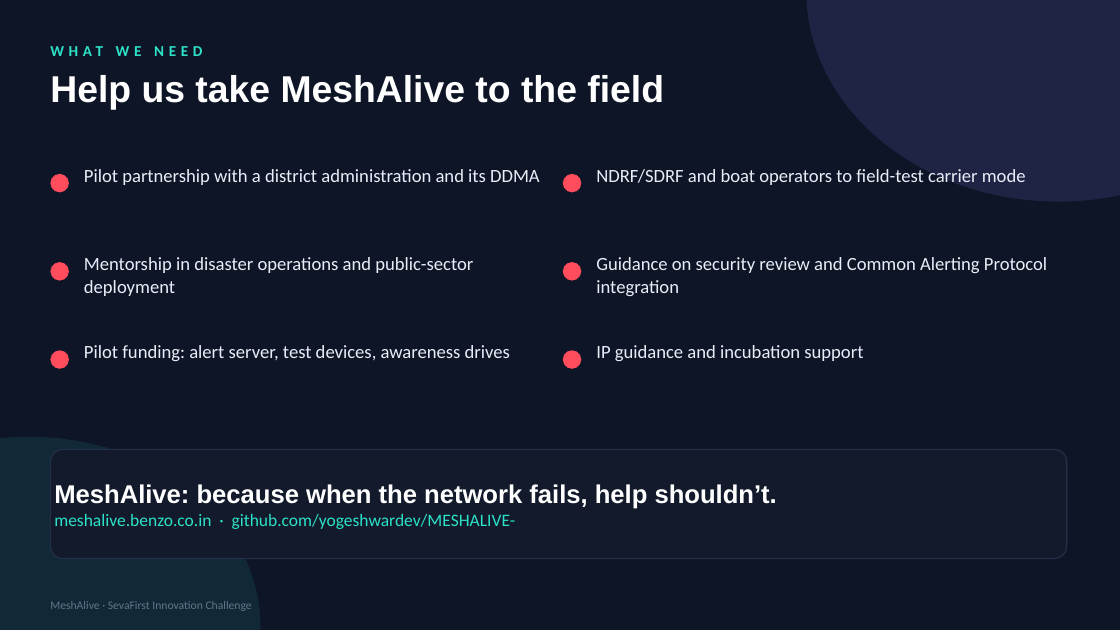
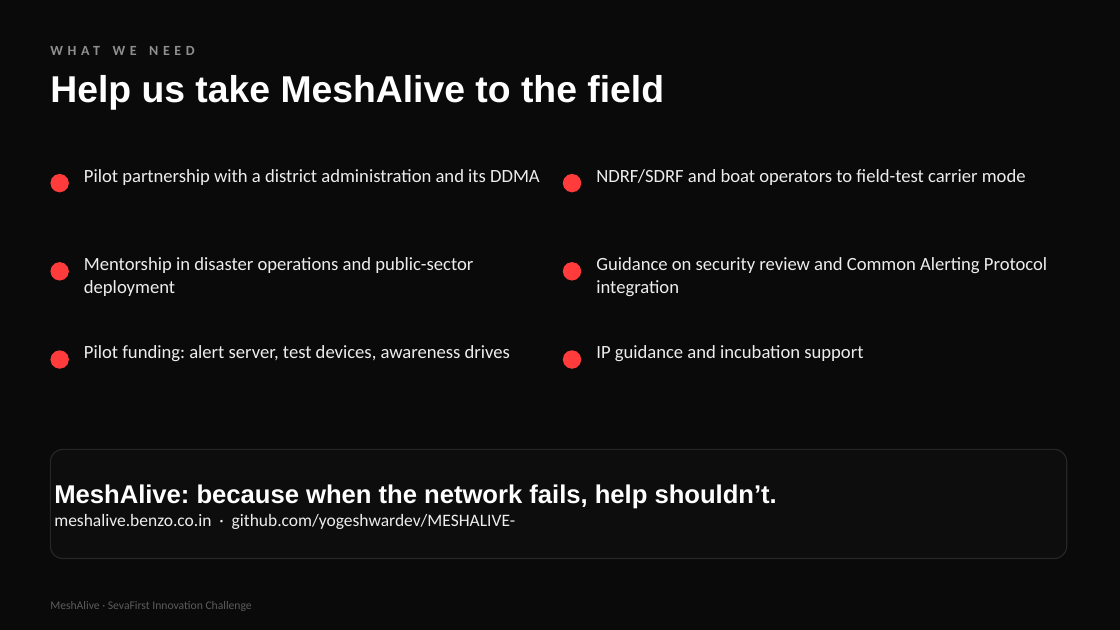
Before and after one commit to yogeshwardev/MESHALIVE-, a slide deck: slide 11 of submission/MeshAlive_Pitch_Deck.pptx. Drawn at 1120x630 pixels with LibreOffice and Linux fonts; fonts in the diff are those of the drawing. Boxes give left, top, right and bottom in pixels: in the first picture for what was removed or moved away, otherwise in the second. Text is boxed around its words. In the diff, an @@ line names an element or a change of style, - is before the commit and + after.

```diff
--- a/submission/MeshAlive_Pitch_Deck.pptx
+++ b/submission/MeshAlive_Pitch_Deck.pptx
@@ background #0E1526 to #0A0A0A @@
@@ ellipse removed at (807,0,1120,202) @@
@@ text "WHAT WE NEED" at (50,35,807,65): size 13 to 12 pt, text colour #2DE2C8 to #8F8F8F @@
@@ fill #FF4D5E to #FF3B3B in 6 elements at (50,174,69,192), (563,174,581,192), (50,262,69,281), (563,262,581,281), (50,350,69,369), (563,350,581,369) @@
@@ text colour #E8EEF7 to #EDEDED in 6 elements at (84,169,540,185), (596,169,1026,185), (84,257,473,296), (596,257,1047,296), (84,345,510,361), (596,345,863,361) @@
@@ ellipse removed at (0,437,260,630) @@
@@ rounded rectangle "MeshAlive: because when the network ..." at (50,450,1067,559): fill #121A2B to #0D0D0D; outline #243049 1 pt to #262626 1 pt @@
@@ text in rounded rectangle at (54,514,516,529): text colour #2DE2C8 to #EDEDED in "meshalive.benzo.co.in · github.com/yogeshwardev/MESHALIVE-" @@
@@ text "MeshAlive · SevaFirst Innovation Challenge" at (50,601,252,611): text colour #64748B to #5C5C5C @@
```
Also in this commit, not shown: 10 other slides changed, 14 other files.
